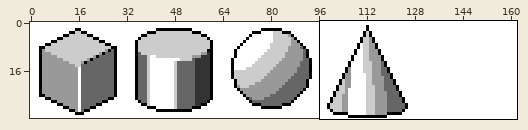
Edited in one commit: pixel-art file (BasicShapes/5shapes1.aseprite). The first picture is a wide view before the edit; the outline marks the close-up.
Close-up. As it was:
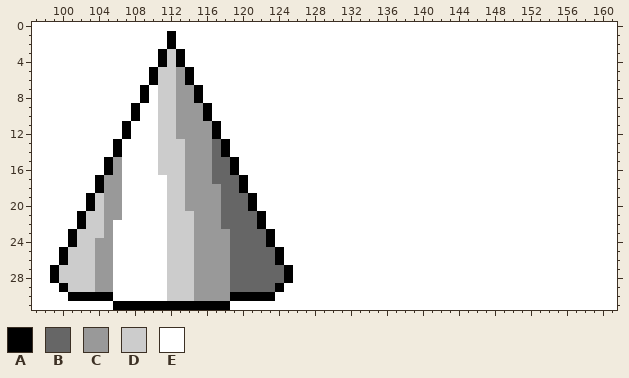
162x32 pixels, 1 frame. Shown: x 97..161, y 0..31.
Visible layers, top first: "Layer 2", "Background".
Palette (. is transparent): A #000000  B #666666  C #999999  D #cccccc  E #ffffff
Pixels before, first column x 97:
 0 EEEEEEEEEEEEEEEEEEEEEEEEEEEEEEEEEEEEEEEEEEEEEEEEEEEEEEEEEEEEEEEEE
 1 EEEEEEEEEEEEEEEAEEEEEEEEEEEEEEEEEEEEEEEEEEEEEEEEEEEEEEEEEEEEEEEEE
 2 EEEEEEEEEEEEEEEAEEEEEEEEEEEEEEEEEEEEEEEEEEEEEEEEEEEEEEEEEEEEEEEEE
 3 EEEEEEEEEEEEEEADAEEEEEEEEEEEEEEEEEEEEEEEEEEEEEEEEEEEEEEEEEEEEEEEE
 4 EEEEEEEEEEEEEEADAEEEEEEEEEEEEEEEEEEEEEEEEEEEEEEEEEEEEEEEEEEEEEEEE
 5 EEEEEEEEEEEEEADDCAEEEEEEEEEEEEEEEEEEEEEEEEEEEEEEEEEEEEEEEEEEEEEEE
 6 EEEEEEEEEEEEEADDCAEEEEEEEEEEEEEEEEEEEEEEEEEEEEEEEEEEEEEEEEEEEEEEE
 7 EEEEEEEEEEEEAEDDCCAEEEEEEEEEEEEEEEEEEEEEEEEEEEEEEEEEEEEEEEEEEEEEE
 8 EEEEEEEEEEEEAEDDCCAEEEEEEEEEEEEEEEEEEEEEEEEEEEEEEEEEEEEEEEEEEEEEE
 9 EEEEEEEEEEEAEEDDCCCAEEEEEEEEEEEEEEEEEEEEEEEEEEEEEEEEEEEEEEEEEEEEE
10 EEEEEEEEEEEAEEDDCCCAEEEEEEEEEEEEEEEEEEEEEEEEEEEEEEEEEEEEEEEEEEEEE
11 EEEEEEEEEEAEEEDDCCCCAEEEEEEEEEEEEEEEEEEEEEEEEEEEEEEEEEEEEEEEEEEEE
12 EEEEEEEEEEAEEEDDCCCCAEEEEEEEEEEEEEEEEEEEEEEEEEEEEEEEEEEEEEEEEEEEE
13 EEEEEEEEEAEEEEDDDCCCBAEEEEEEEEEEEEEEEEEEEEEEEEEEEEEEEEEEEEEEEEEEE
14 EEEEEEEEEAEEEEDDDCCCBAEEEEEEEEEEEEEEEEEEEEEEEEEEEEEEEEEEEEEEEEEEE
15 EEEEEEEEACEEEEDDDCCCBBAEEEEEEEEEEEEEEEEEEEEEEEEEEEEEEEEEEEEEEEEEE
16 EEEEEEEEACEEEEDDDCCCBBAEEEEEEEEEEEEEEEEEEEEEEEEEEEEEEEEEEEEEEEEEE
17 EEEEEEEACCEEEEEDDCCCBBBAEEEEEEEEEEEEEEEEEEEEEEEEEEEEEEEEEEEEEEEEE
18 EEEEEEEACCEEEEEDDCCCCBBAEEEEEEEEEEEEEEEEEEEEEEEEEEEEEEEEEEEEEEEEE
19 EEEEEEADCCEEEEEDDCCCCBBBAEEEEEEEEEEEEEEEEEEEEEEEEEEEEEEEEEEEEEEEE
20 EEEEEEADCCEEEEEDDCCCCBBBAEEEEEEEEEEEEEEEEEEEEEEEEEEEEEEEEEEEEEEEE
21 EEEEEADDCCEEEEEDDDCCCBBBBAEEEEEEEEEEEEEEEEEEEEEEEEEEEEEEEEEEEEEEE
22 EEEEEADDCEEEEEEDDDCCCBBBBAEEEEEEEEEEEEEEEEEEEEEEEEEEEEEEEEEEEEEEE
23 EEEEADDDCEEEEEEDDDCCCCBBBBAEEEEEEEEEEEEEEEEEEEEEEEEEEEEEEEEEEEEEE
24 EEEEADDCCEEEEEEDDDCCCCBBBBAEEEEEEEEEEEEEEEEEEEEEEEEEEEEEEEEEEEEEE
25 EEEADDDCCEEEEEEDDDCCCCBBBBBAEEEEEEEEEEEEEEEEEEEEEEEEEEEEEEEEEEEEE
26 EEEADDDCCEEEEEEDDDCCCCBBBBBAEEEEEEEEEEEEEEEEEEEEEEEEEEEEEEEEEEEEE
27 EEADDDDCCEEEEEEDDDCCCCBBBBBBAEEEEEEEEEEEEEEEEEEEEEEEEEEEEEEEEEEEE
28 EEADDDDCCEEEEEEDDDCCCCBBBBBBAEEEEEEEEEEEEEEEEEEEEEEEEEEEEEEEEEEEE
29 EEEADDDCCEEEEEEDDDCCCCBBBBBAEEEEEEEEEEEEEEEEEEEEEEEEEEEEEEEEEEEEE
30 EEEEAAAAAEEEEEEDDDCCCCAAAAAEEEEEEEEEEEEEEEEEEEEEEEEEEEEEEEEEEEEEE
31 EEEEEEEEEAAAAAAAAAAAAAEEEEEEEEEEEEEEEEEEEEEEEEEEEEEEEEEEEEEEEEEEE
And afterwards:
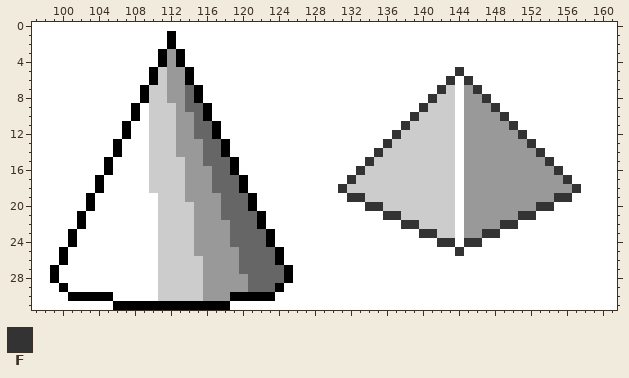
Colours new in this view: F #333333
The commit says: Revised cone. Added pyramid.
What changed:
Layer "Layer 2":
Colour C gives way to colour B in rows 7 to 8 at x 114; in row 9 at x 114 to 115; in row 10 at x 115; in rows 11 to 12 at x 115 to 116; in rows 13 to 15 at x 116; in row 18 at x 117.
Colour B gives way to colour C in row 22 at x 118; in rows 25 to 27 at x 119; in rows 28 to 29 at x 119 to 120.
Colour D gives way to colour C in rows 3 to 8 at x 112; in rows 13 to 14 at x 113.
Colour E gives way to colour C in row 7 at x 145; in row 8 at x 145 to 146; in row 9 at x 145 to 147; in row 10 at x 145 to 148; in row 11 at x 145 to 149; in row 12 at x 145 to 150.
Colour E gives way to colour C in row 13 at x 145 to 151; in row 14 at x 145 to 152; in row 15 at x 145 to 153; in row 16 at x 145 to 154; in row 17 at x 145 to 155; in row 18 at x 145 to 156.
Colour E gives way to colour C in row 19 at x 145 to 154; in row 20 at x 145 to 152; in row 21 at x 145 to 150; in row 22 at x 145 to 148; in row 23 at x 145 to 146.
Colour C gives way to colour D in row 20 at x 114; in rows 26 to 30 at x 115.
Colour E gives way to colour D in row 7 at x 110 and 143; in row 8 at x 110 and 142 to 143; in row 9 at x 110 and 141 to 143; in row 10 at x 110 and 140 to 143; in row 11 at x 110 and 139 to 143; in row 12 at x 110 and 138 to 143.
Colour E gives way to colour D in row 13 at x 110 and 137 to 143; in row 14 at x 110 and 136 to 143; in row 15 at x 110 and 135 to 143; in row 16 at x 110 and 134 to 143; in row 17 at x 110 to 111 and 133 to 143; in row 18 at x 110 to 111 and 132 to 143.
Colour E gives way to colour D in row 19 at x 111 and 134 to 143; in row 20 at x 111 and 136 to 143; in row 21 at x 111 and 138 to 143; in row 22 at x 111 and 140 to 143; in row 23 at x 111 and 142 to 143; in rows 24 to 30 at x 111.
Colour C gives way to colour E in rows 15 to 16 at x 106; in rows 17 to 21 at x 105 to 106; in rows 22 to 23 at x 105; in rows 24 to 29 at x 104 to 105.
Colour D gives way to colour E in rows 19 to 20 at x 104; in rows 21 to 22 at x 103 to 104; in row 23 at x 102 to 104; in row 24 at x 102 to 103; in rows 25 to 26 at x 101 to 103; in rows 27 to 28 at x 100 to 103.
Colour D gives way to colour E in row 29 at x 101 to 103.
Colour E gives way to colour F in row 5 at x 144; in row 6 at x 143 and 145; in row 7 at x 142 and 146; in row 8 at x 141 and 147; in row 9 at x 140 and 148; in row 10 at x 139 and 149.
Colour E gives way to colour F in row 11 at x 138 and 150; in row 12 at x 137 and 151; in row 13 at x 136 and 152; in row 14 at x 135 and 153; in row 15 at x 134 and 154; in row 16 at x 133 and 155.
Colour E gives way to colour F in row 17 at x 132 and 156; in row 18 at x 131 and 157; in row 19 at x 132 to 133 and 155 to 156; in row 20 at x 134 to 135 and 153 to 154; in row 21 at x 136 to 137 and 151 to 152; in row 22 at x 138 to 139 and 149 to 150.
Colour E gives way to colour F in row 23 at x 140 to 141 and 147 to 148; in row 24 at x 142 to 143 and 145 to 146; in row 25 at x 144.
Pixel boxes of the changes (left, top, right, bottom) in both close-ups:
changed: (59, 49, 248, 301)
changed: (338, 67, 581, 256)
